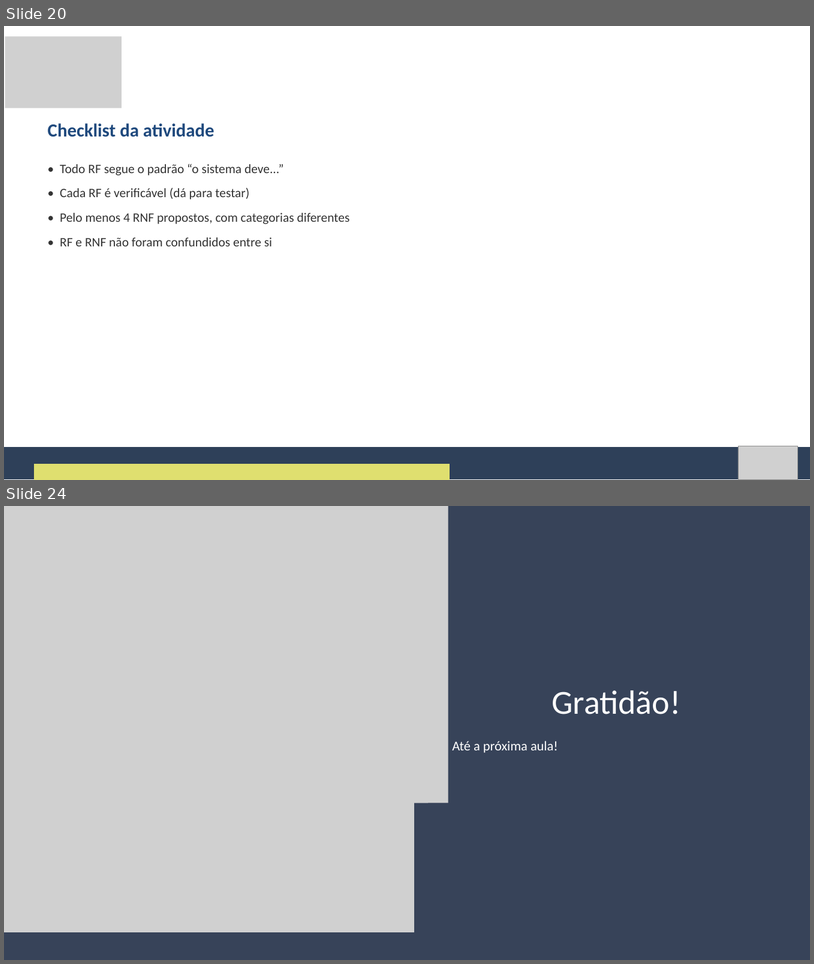
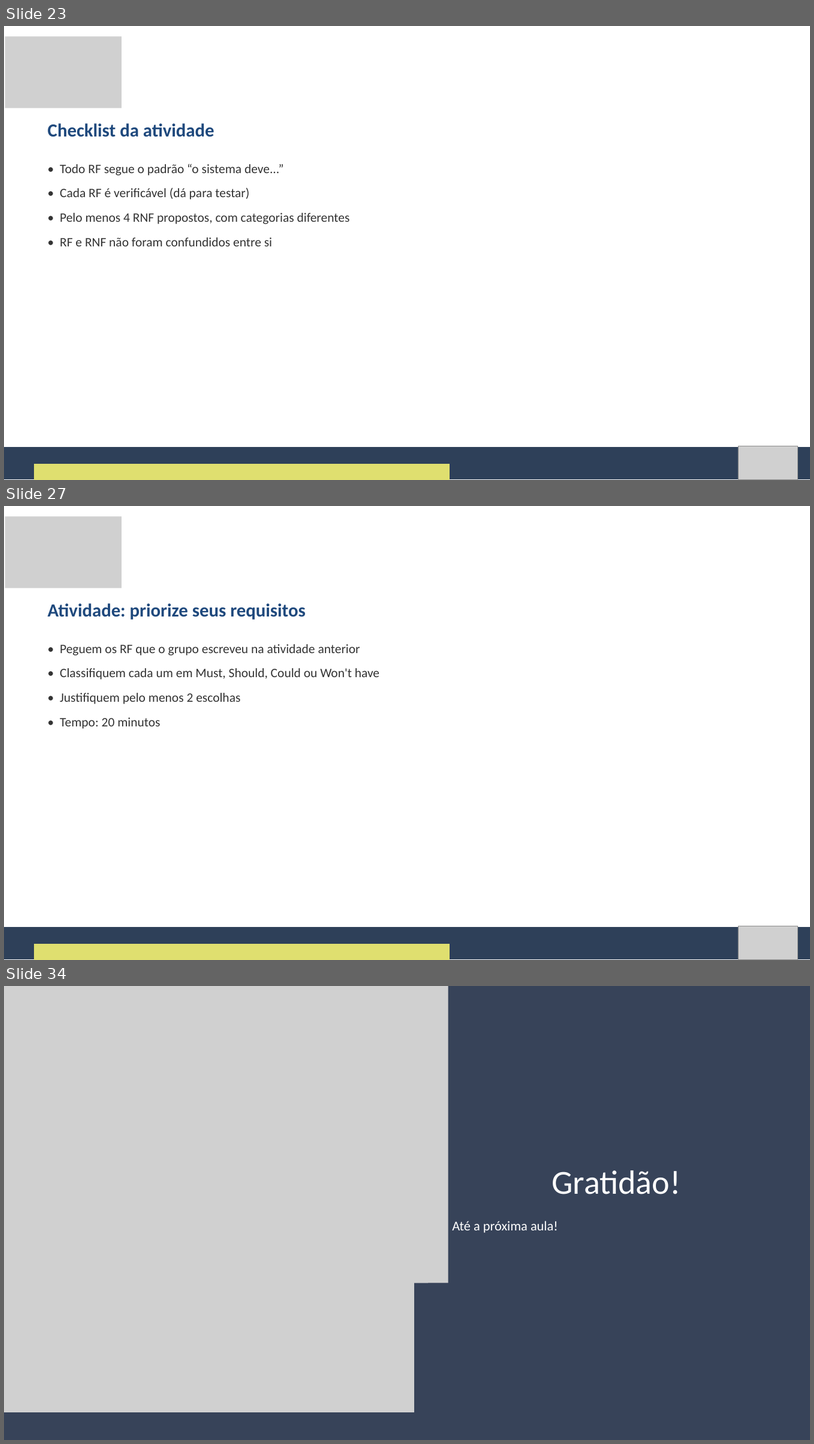
Before and after one commit to Natan20/Curso-Modelagem-De-Sistemas-Material, a slide deck: Aula 02 - 04-09-2026/Aula 2 - Slides.pptx. Shown one above the other, each under a label of ours: slides 20 and 24 before the commit, slides 23, 27 and 34 after it; the slides between them are not shown. The pictures are 814x964 and 814x1444 pixels, drawn with LibreOffice and Linux fonts; fonts in the diff are those of the drawing; grey boxes stand for pictures. Boxes give left, top, right and bottom in pixels: in the first picture for what was removed or moved away, otherwise in the second. Text is boxed around its words. In the diff, an @@ line names an element or a change of style, - is before the commit and + after.

Commit message:
Atualiza Aulas 1-2 com novos conteudos e restringe repo as Aulas 1-2
Aula 1: slides de correcao coletiva ampliada apos a atividade pratica.
Aula 2: novas secoes de ambiguidade/conflitos de requisitos e priorizacao
MoSCoW na apostila e nos slides, com material de reserva.

Remove do rastreamento as Aulas 3-21 (arquivos continuam no disco) para
adicionar aula a aula conforme forem finalizadas. Restaura o README.md.

```diff
--- a/Aula 02 - 04-09-2026/Aula 2 - Slides.pptx
+++ b/Aula 02 - 04-09-2026/Aula 2 - Slides.pptx
@@ slide 27 added at [4, 506, 810, 960], background #FFFFFF @@
@@ picture added at [5, 516, 122, 588] @@
@@ text added at [48, 603, 306, 619], 33 pt, text #1F497D, bold @@
+Atividade: priorize seus requisitos
@@ text added at [60, 644, 380, 729], 23 pt, text #333333 @@
+• Peguem os RF que o grupo escreveu na atividade anterior
+• Classifiquem cada um em Must, Should, Could ou Won't have
+• Justifiquem pelo menos 2 escolhas
+• Tempo: 20 minutos
@@ freeform shape added at [4, 927, 810, 959], fill #2E4059 @@
@@ picture added at [738, 926, 798, 959] @@
@@ freeform shape added at [34, 943, 450, 960], fill #DFDF6F @@
@@ what was slide 20 is now slide 23 @@
@@ what was slide 24 is now slide 34 @@
```
Also in this commit, not shown: 5 slides changed, 9 other slides added, 59 other files.
